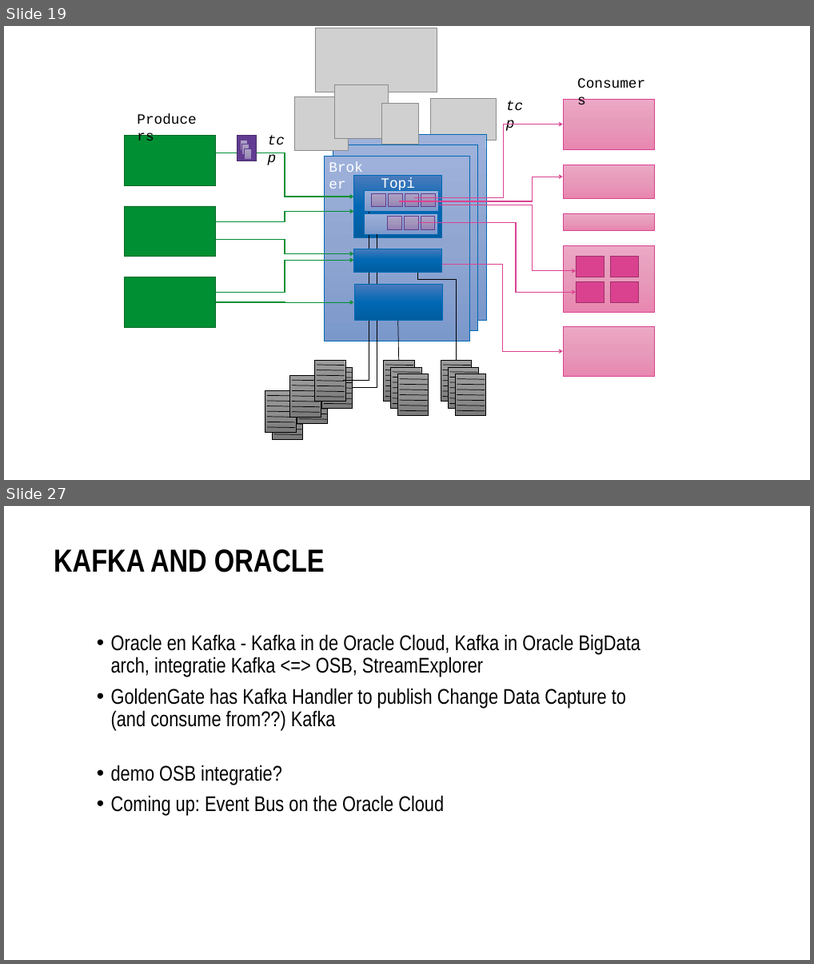
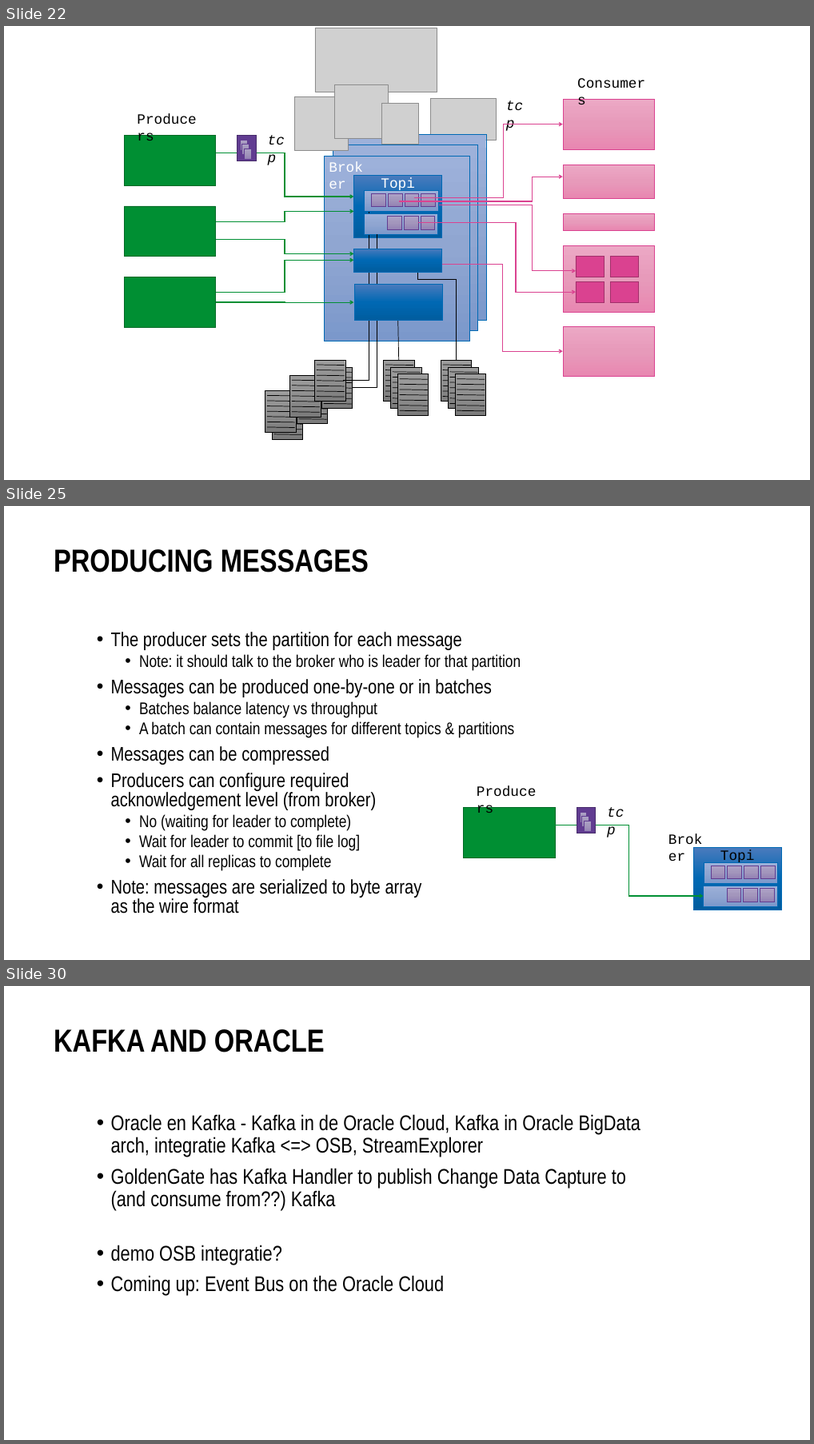
Before and after one commit to MaartenSmeets/kafka-workshop, a slide deck: Kafka_SIG_09feb2017.pptx. Shown one above the other, each under a label of ours: slides 19 and 27 before the commit, slides 22, 25 and 30 after it; the slides between them are not shown. The pictures are 814x964 and 814x1444 pixels, drawn with LibreOffice and Linux fonts; fonts in the diff are those of the drawing; grey boxes stand for pictures; background and template pictures are left out. Boxes give left, top, right and bottom in pixels: in the first picture for what was removed or moved away, otherwise in the second. Text is boxed around its words. In the diff, an @@ line names an element or a change of style, - is before the commit and + after.

Commit message:
Adding slides on under the hood details (consuming, producing, partitioning, cluster).
TODO:
ecosystem - connect, streams, confluent
some architecture

```diff
--- a/Kafka_SIG_09feb2017.pptx
+++ b/Kafka_SIG_09feb2017.pptx
@@ slide 25 added at (4,506,810,960), background #FFFFFF @@
@@ title added at (54,549,369,572), 54 pt, text #000000, bold @@
+PRODUCING MESSAGES
@@ text added at (111,632,522,913), 28.7 pt, text #000000 @@
+• The producer sets the partition for each message
+  • Note: it should talk to the broker who is leader for that partition
+• Messages can be produced one-by-one or in batches
+  • Batches balance latency vs throughput
+  • A batch can contain messages for different topics & partitions
+• Messages can be compressed
+• Producers can configure required
+  acknowledgement level (from broker)
+  • No (waiting for leader to complete)
+  • Wait for leader to commit [to file log]
+  • Wait for all replicas to complete
+• Note: messages are serialized to byte array
+  as the wire format
@@ text added at (473,780,546,801), 24 pt, text #000000 @@
+Producers
@@ rectangle added at (464,807,555,857), fill #008F33, outline #006A26 1 pt @@
@@ rectangle added at (577,807,596,833), fill #613C91, outline #482C6B 1 pt @@
@@ rectangle added at (580,812,587,823), fill gradient #AFA3C7 to #A397BC to #9483B5, outline #613C91 0.5 pt @@
@@ rectangle added at (582,816,589,826), fill gradient #AFA3C7 to #A397BC to #9483B5, outline #613C91 0.5 pt @@
@@ text added at (603,800,631,822), 24 pt, text #000000, italic @@
+tcp
@@ elbow arrow added from (555, 825) to (704, 896), #008F33 1.5 pt @@
@@ rectangle added at (584,820,591,831), fill gradient #AFA3C7 to #A397BC to #9483B5, outline #613C91 0.5 pt @@
@@ text added at (665,828,715,849), 24 pt, text #000000 @@
+Broker
@@ rectangle added at (694,847,782,910), fill gradient #4B7BBD to #0069B4 to #005DA0, outline #0069B4 0.5 pt @@
@@ rectangle added at (704,862,778,884), fill gradient #9DB2DB to #90A7D2 to #7C99CC, outline #0069B4 0.5 pt @@
@@ rectangle added at (711,865,726,878), fill gradient #AFA3C7 to #A397BC to #9483B5, outline #613C91 0.5 pt @@
@@ text added at (717,844,761,865), 24 pt, text #000000 @@
+Topic
@@ rectangle added at (728,865,742,878), fill gradient #AFA3C7 to #A397BC to #9483B5, outline #613C91 0.5 pt @@
@@ rectangle added at (745,865,758,878), fill gradient #AFA3C7 to #A397BC to #9483B5, outline #613C91 0.5 pt @@
@@ rectangle added at (761,865,775,878), fill gradient #AFA3C7 to #A397BC to #9483B5, outline #613C91 0.5 pt @@
@@ rectangle added at (704,885,778,906), fill gradient #9DB2DB to #90A7D2 to #7C99CC, outline #0069B4 0.5 pt @@
@@ rectangle added at (727,888,741,901), fill gradient #AFA3C7 to #A397BC to #9483B5, outline #613C91 0.5 pt @@
@@ rectangle added at (744,888,758,901), fill gradient #AFA3C7 to #A397BC to #9483B5, outline #613C91 0.5 pt @@
@@ rectangle added at (760,888,774,901), fill gradient #AFA3C7 to #A397BC to #9483B5, outline #613C91 0.5 pt @@
@@ what was slide 19 is now slide 22 @@
@@ what was slide 27 is now slide 30 @@
```
Also in this commit, not shown: 5 slides changed, 4 other slides added, 2 slides removed.
